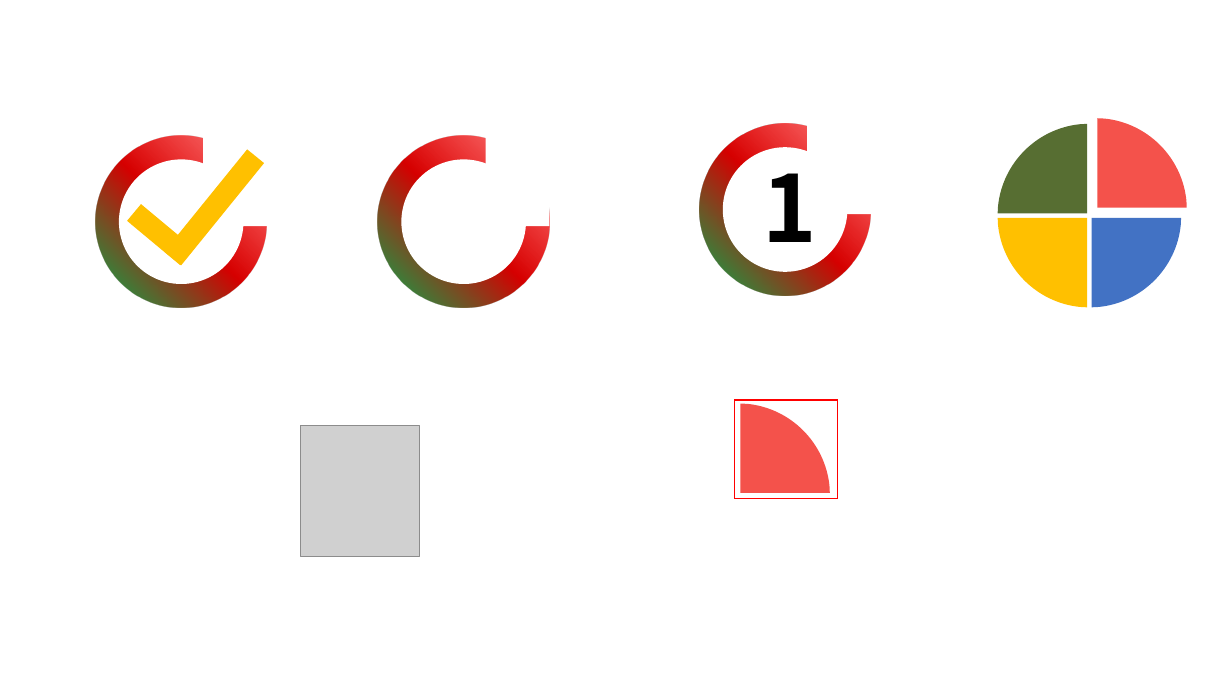
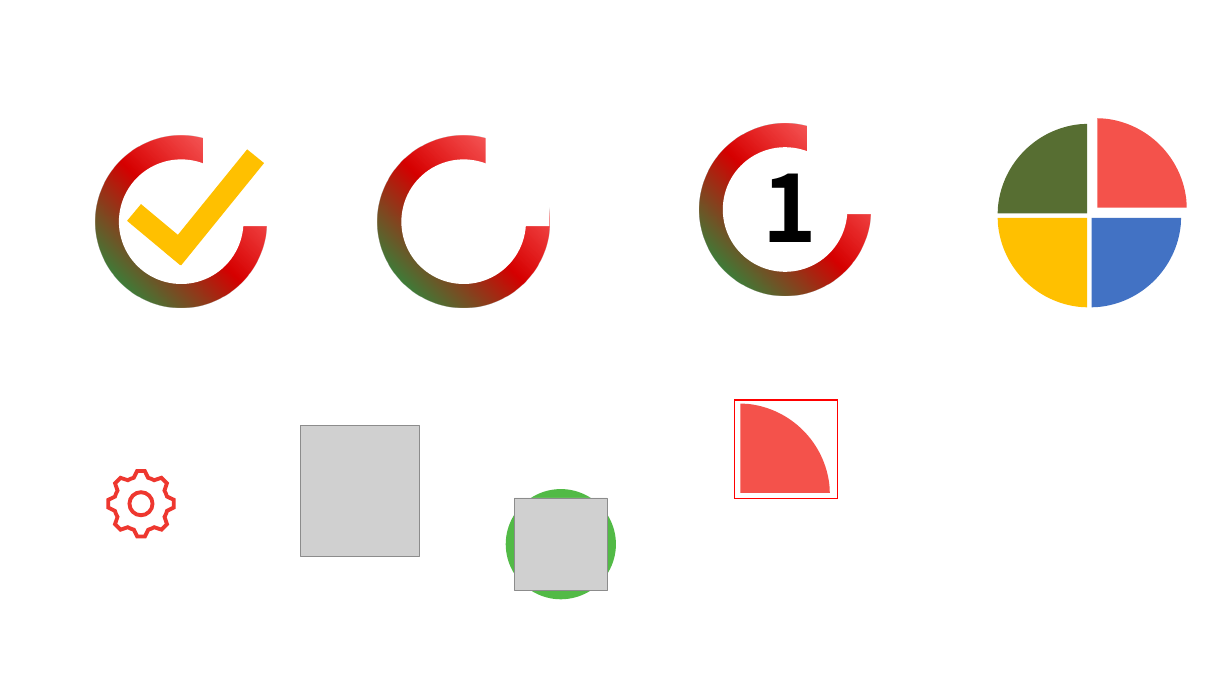
Before and after one commit to featzhang/flake-todo, a slide deck: slide 1 of docs/images/images.pptx. Drawn at 1232x693 pixels with LibreOffice and Linux fonts; fonts in the diff are those of the drawing; grey boxes stand for pictures. Boxes give left, top, right and bottom in pixels: in the first picture for what was removed or moved away, otherwise in the second. Text is boxed around its words. In the diff, an @@ line names an element or a change of style, - is before the commit and + after.

```diff
--- a/docs/images/images.pptx
+++ b/docs/images/images.pptx
@@ freeform shape added at (108,471,174,537), outline #EE372F 3 pt @@
@@ ellipse added at (506,489,616,599), fill #52BA46 @@
@@ picture added at (515,498,607,591) @@
```
Also in this commit, not shown: 1 slide added, 8 other files.
